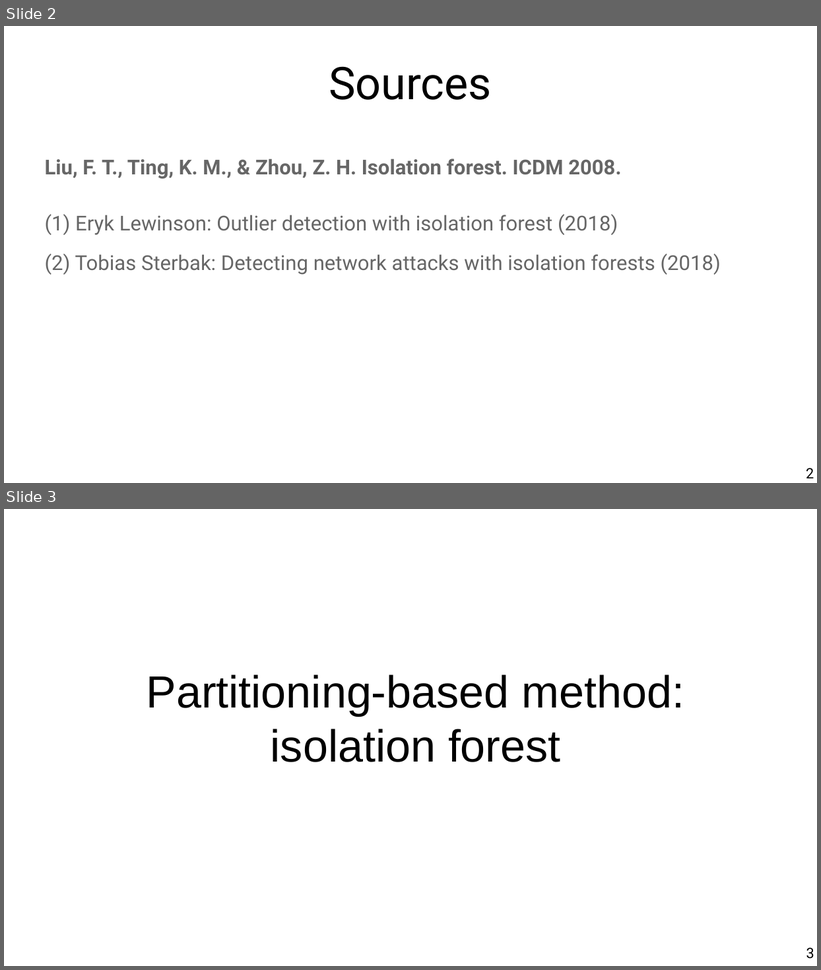
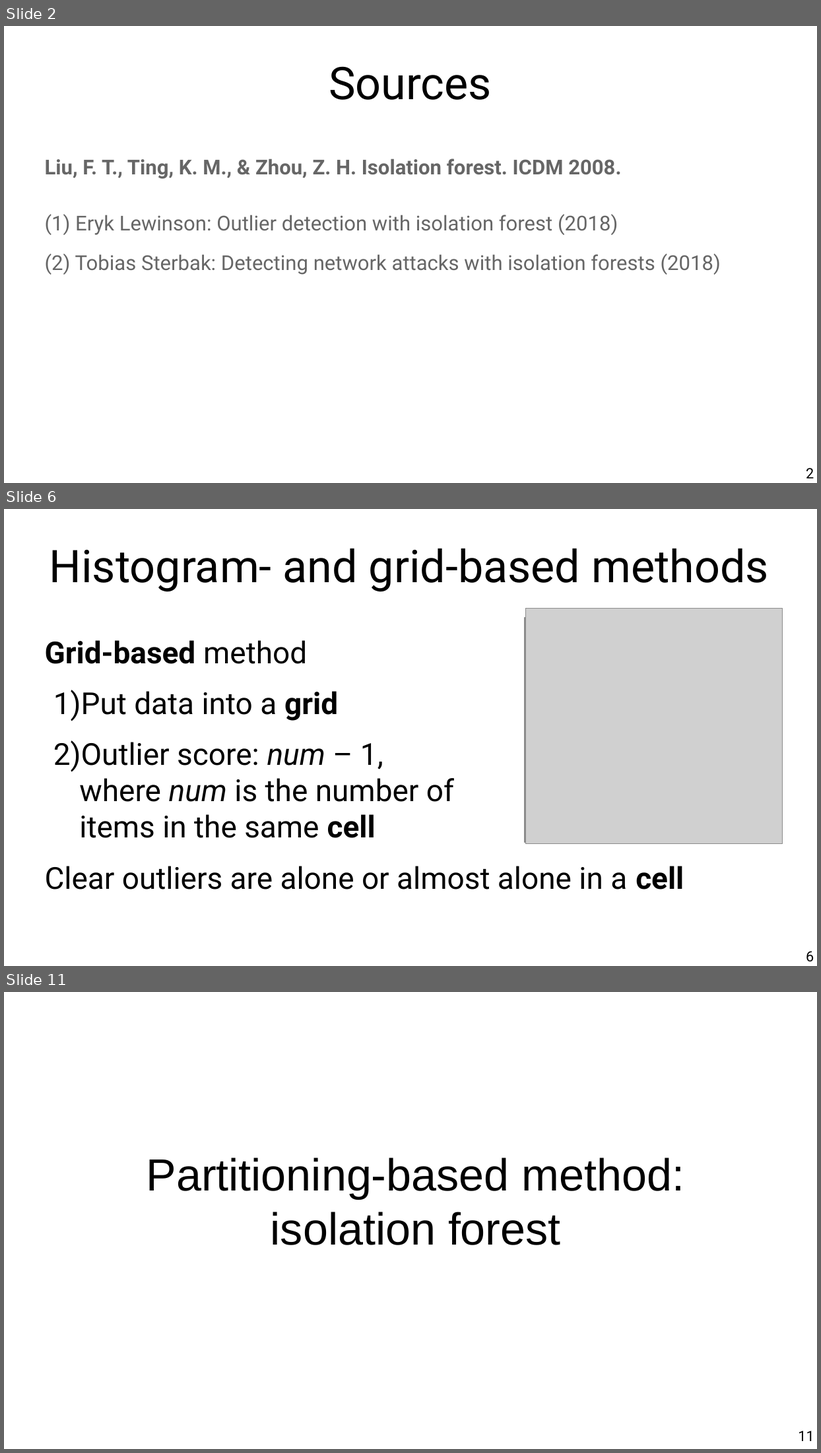
Before and after one commit to chatox/data-mining-course, a slide deck: theory/odp/tt21_outliers_isolation.odp. Shown one above the other, each under a label of ours: slides 2 and 3 before the commit, slides 2, 6 and 11 after it; the slides between them are not shown. The pictures are 821x970 and 821x1453 pixels, drawn with LibreOffice and Linux fonts; fonts in the diff are those of the drawing; grey boxes stand for pictures. Boxes give left, top, right and bottom in pixels: in the first picture for what was removed or moved away, otherwise in the second. Text is boxed around its words. In the diff, an @@ line names an element or a change of style, - is before the commit and + after.

```diff
--- a/theory/odp/tt21_outliers_isolation.odp
+++ b/theory/odp/tt21_outliers_isolation.odp
@@ slide 6 added at (x1=4, y1=509, x2=817, y2=966), background #FFFFFF @@
@@ title added at (x1=50, y1=548, x2=769, y2=592), 44 pt, text #000000 @@
+Histogram- and grid-based methods
@@ picture added at (x1=525, y1=617, x2=778, y2=842) @@
@@ picture added at (x1=525, y1=608, x2=782, y2=844) @@
@@ text added at (x1=45, y1=640, x2=684, y2=890), 29.6 pt, text #000000 @@
+Grid-based method
+1) Put data into a grid
+2) Outlier score: num – 1,
+   where num is the number of
+   items in the same cell
+Clear outliers are alone or almost alone in a cell
@@ page number added at (x1=806, y1=951, x2=814, y2=962), 14 pt, text #000000 @@
+6
@@ what was slide 3 is now slide 11 @@
@@ page number at (x1=798, y1=1431, x2=814, y2=1441): text changed @@
-3
+11
```
Also in this commit, not shown: 11 slides changed, 8 other slides added, 1 slide removed, 2 other files.
